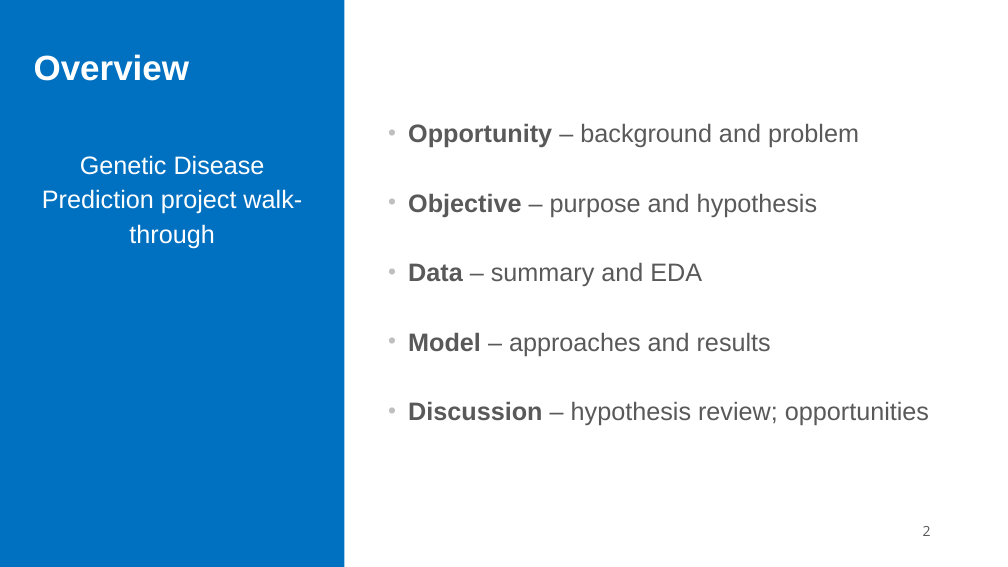
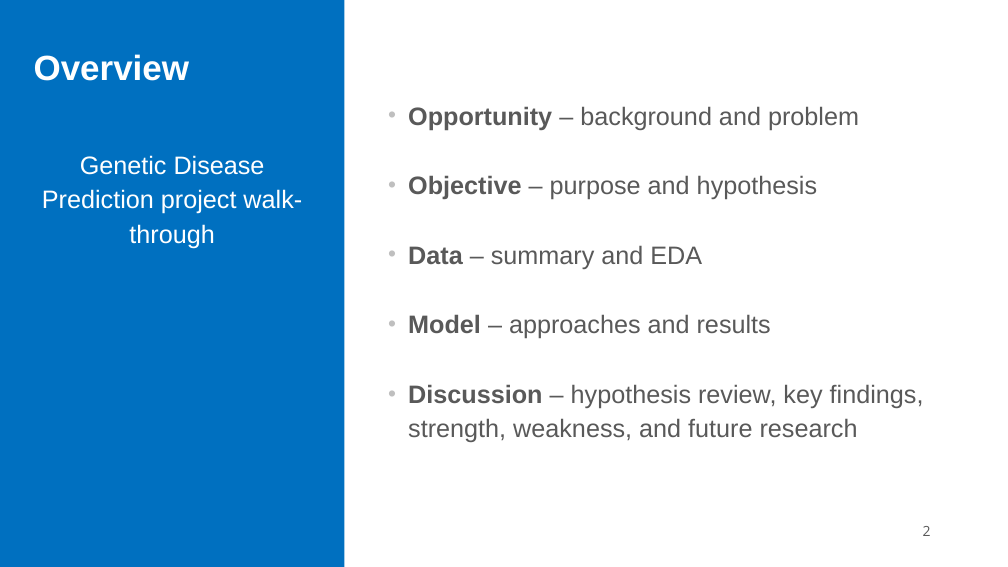
Before and after one commit to EmmaCOo/Prediction-of-the-Genetic-Disorders, a slide deck: slide 2 of docs/Executive_Summary-Team2.pptx. Drawn at 1008x567 pixels with LibreOffice and Linux fonts; fonts in the diff are those of the drawing. Boxes give left, top, right and bottom in pixels: in the first picture for what was removed or moved away, otherwise in the second. Text is boxed around its words. In the diff, an @@ line names an element or a change of style, - is before the commit and + after.

```diff
--- a/docs/Executive_Summary-Team2.pptx
+++ b/docs/Executive_Summary-Team2.pptx
@@ text at [408,384,924,442]: text changed @@
-• Discussion – hypothesis review; opportunities
+• Discussion – hypothesis review, key findings, strength, weakness, and future research
```
Also in this commit, not shown: 2 other slides changed, 4 other files.
